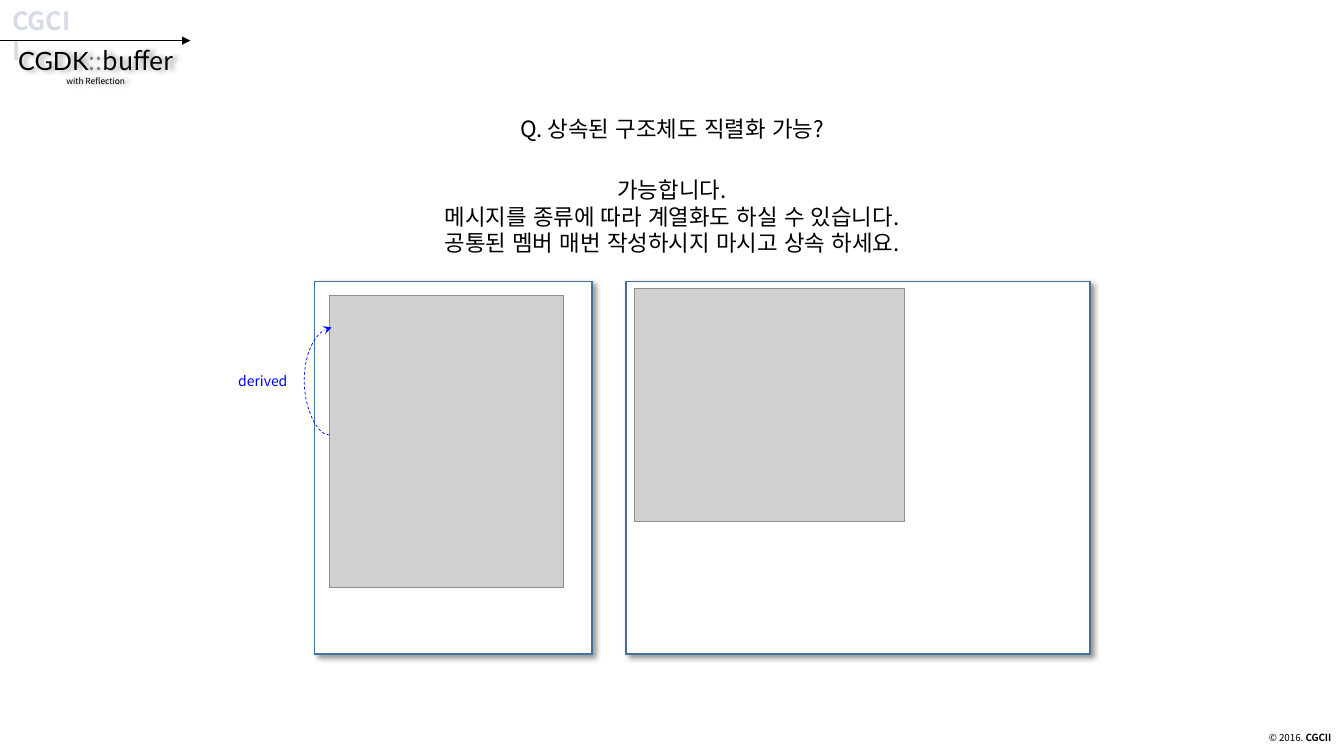
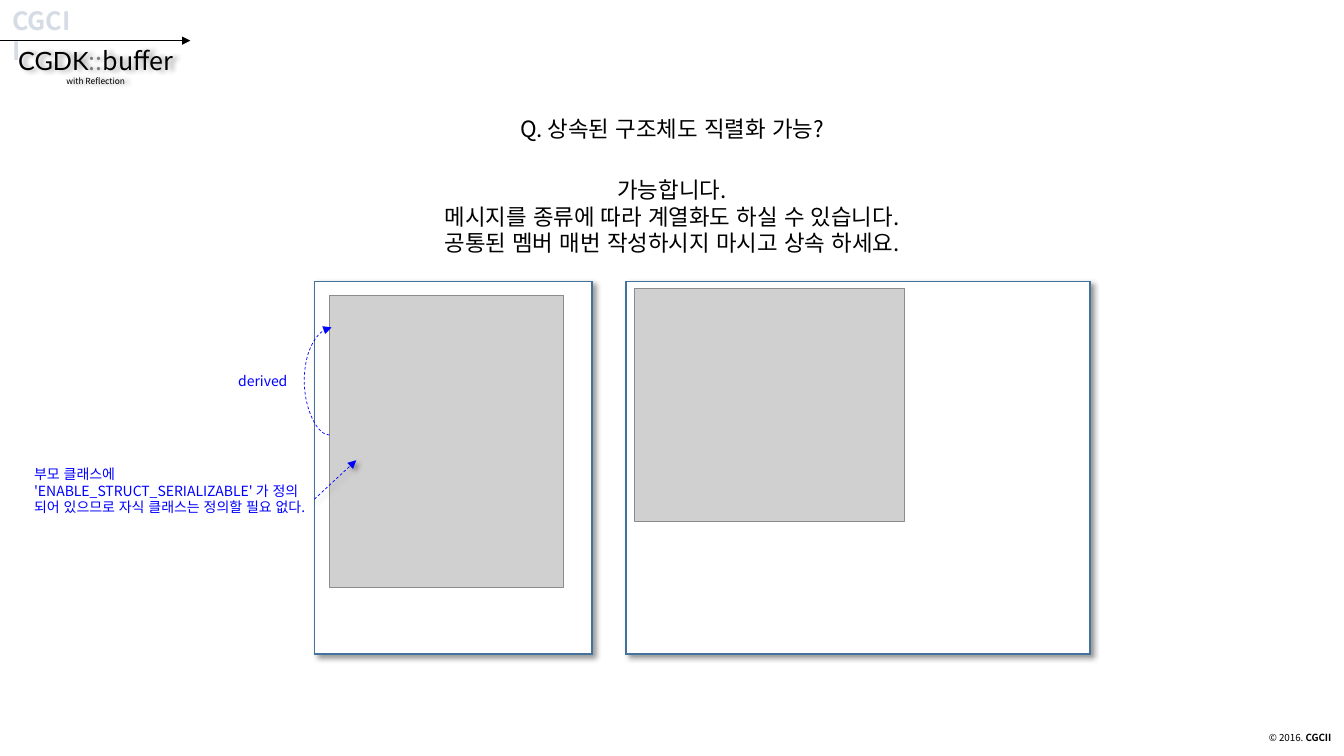
Before and after one commit to CGLabs/CGDK.buffer, a slide deck: slide 38 of C++/document/intruduce_CGDK.buffer.pptx. Drawn at 1344x756 pixels with LibreOffice and Linux fonts; fonts in the diff are those of the drawing; grey boxes stand for pictures. Boxes give left, top, right and bottom in pixels: in the first picture for what was removed or moved away, otherwise in the second. Text is boxed around its words. In the diff, an @@ line names an element or a change of style, - is before the commit and + after.

```diff
--- a/C++/document/intruduce_CGDK.buffer.pptx
+++ b/C++/document/intruduce_CGDK.buffer.pptx
@@ curved arrow (330, 436) - (332, 328): arrowheads changed @@
@@ text added at [34,467,306,513], 10 pt, text #0000FF @@
+부모 클래스에 'ENABLE_STRUCT_SERIALIZABLE' 가 정의 되어 있으므로 자식 클래스는 정의할 필요 없다.
@@ arrow added from (315, 499) to (356, 461), #0000FF 0.5 pt dashed @@
```
Also in this commit, not shown: 17 other slides changed, 1 other file.
